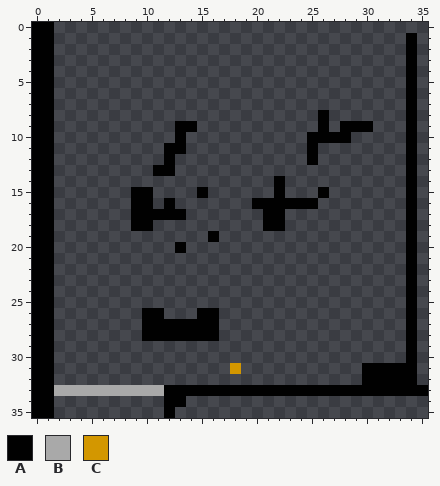
File history of a pixel-art sprite, AridArnold/Content/Campaigns/MainCampaign/Hub/0601.png. This is how it looked before the edit.
The file is 36x36 pixels. Colours within 5 levels of each other are drawn and written as one.
Palette (. is transparent): A #010101  B #a9a9a9  C #d39700
Pixels before, first column x 0:
 0 AA..................................
 1 AA................................A.
 2 AA................................A.
 3 AA................................A.
 4 AA................................A.
 5 AA................................A.
 6 AA................................A.
 7 AA................................A.
 8 AA........................A.......A.
 9 AA...........AA...........A.AAA...A.
10 AA...........A...........AAAA.....A.
11 AA..........AA...........A........A.
12 AA..........A............A........A.
13 AA.........AA.....................A.
14 AA....................A...........A.
15 AA.......AA....A......A...A.......A.
16 AA.......AA.A.......AAAAAA........A.
17 AA.......AAAAA.......AA...........A.
18 AA.......AA..........AA...........A.
19 AA..............A.................A.
20 AA...........A....................A.
21 AA................................A.
22 AA................................A.
23 AA................................A.
24 AA................................A.
25 AA................................A.
26 AA........AA...AA.................A.
27 AA........AAAAAAA.................A.
28 AA........AAAAAAA.................A.
29 AA................................A.
30 AA................................A.
31 AA................C...........AAAAA.
32 AA............................AAAAA.
33 AABBBBBBBBBBAAAAAAAAAAAAAAAAAAAAAAAA
34 AA..........AA......................
35 AA..........A.......................
The result:
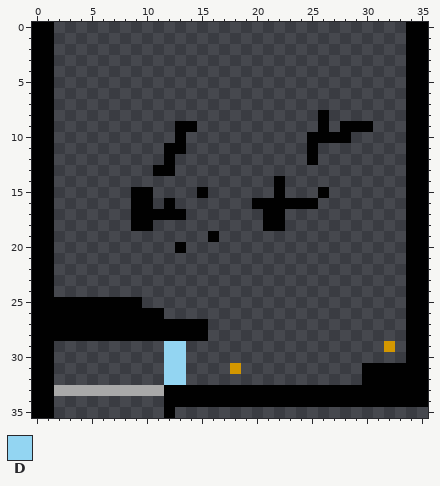
Colours new in this view: D #93d5f2
The edit:
Changed rows in their new state; - is an unchanged pixel.
first column x 2:
 0 --------------------------------AA
 1 ---------------------------------A
 2 ---------------------------------A
 3 ---------------------------------A
 4 ---------------------------------A
 5 ---------------------------------A
 6 ---------------------------------A
 7 ---------------------------------A
 8 ---------------------------------A
 9 ---------------------------------A
10 ---------------------------------A
11 ---------------------------------A
12 ---------------------------------A
13 ---------------------------------A
14 ---------------------------------A
15 ---------------------------------A
16 ---------------------------------A
17 ---------------------------------A
18 ---------------------------------A
19 ---------------------------------A
20 ---------------------------------A
21 ---------------------------------A
22 ---------------------------------A
23 ---------------------------------A
24 ---------------------------------A
25 AAAAAAAA-------------------------A
26 AAAAAAAA-----..------------------A
27 AAAAAAAA------.------------------A
28 AAAAAAAA------.------------------A
29 ----------DD------------------C--A
30 ----------DD---------------------A
31 ----------DD---------------------A
32 ----------DD---------------------A
34 ------------AAAAAAAAAAAAAAAAAAAAAA
